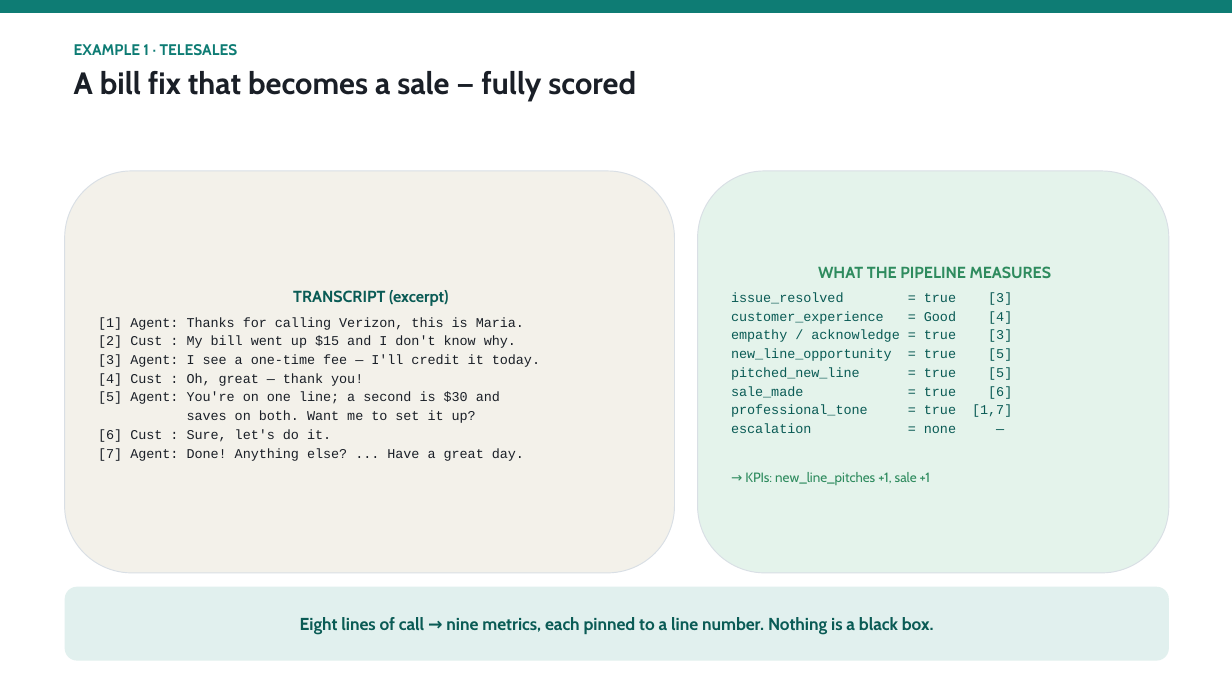
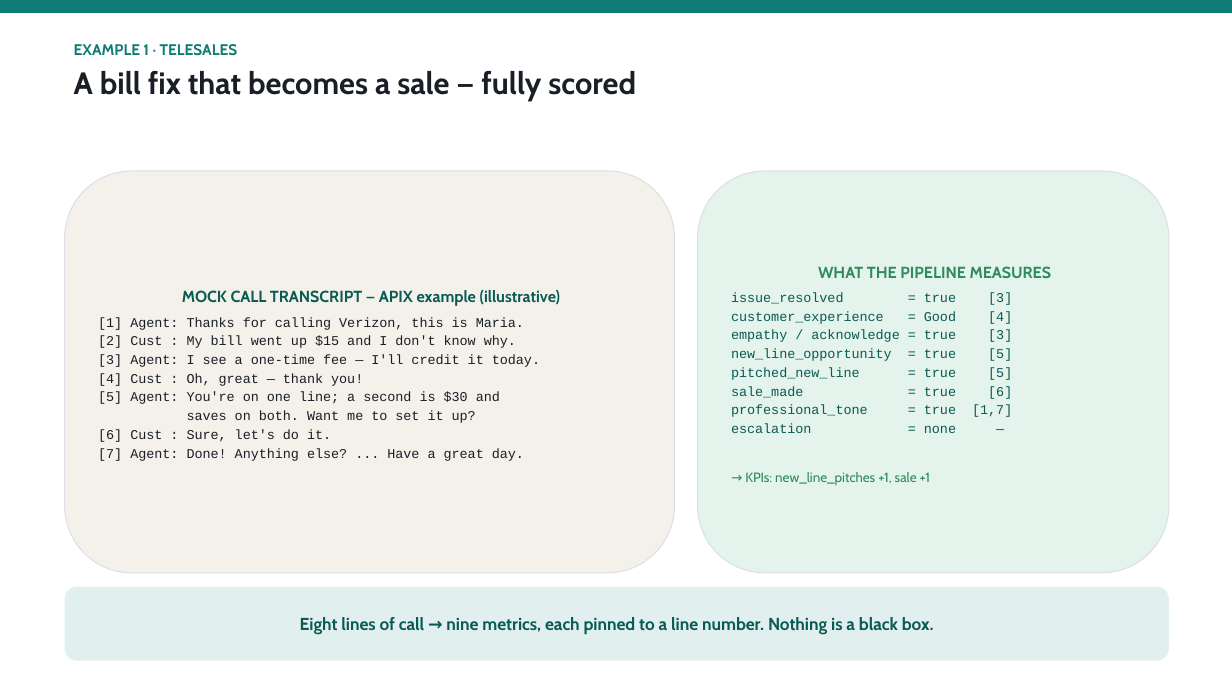
Before and after one commit to shyamanugu/LLMOps, a slide deck: slide 3 of usecases/ai_pipeline 2/docs/APIX_Metrics_Discussion.pptx. Drawn at 1232x693 pixels with LibreOffice and Linux fonts; fonts in the diff are those of the drawing. Boxes give left, top, right and bottom in pixels: in the first picture for what was removed or moved away, otherwise in the second. Text is boxed around its words. In the diff, an @@ line names an element or a change of style, - is before the commit and + after.

Commit message:
Relabel example transcripts as MOCK CALL TRANSCRIPT for clarity

```diff
--- a/usecases/ai_pipeline 2/docs/APIX_Metrics_Discussion.pptx
+++ b/usecases/ai_pipeline 2/docs/APIX_Metrics_Discussion.pptx
@@ text in rounded rectangle at <box>182,290,560,306</box>: text changed @@
-TRANSCRIPT (excerpt)
+MOCK CALL TRANSCRIPT — APIX example (illustrative)
```
Also in this commit, not shown: 1 other slide changed.
